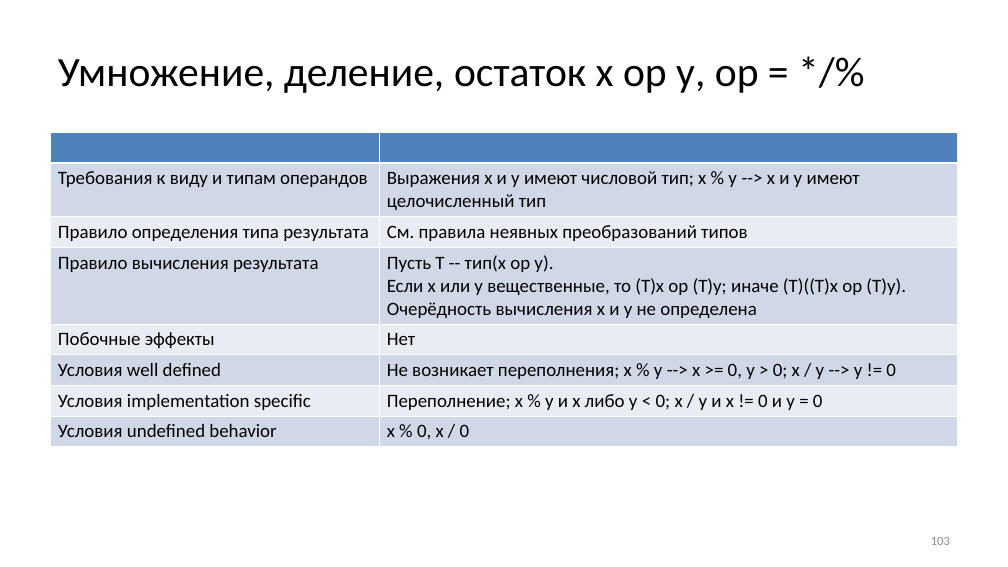
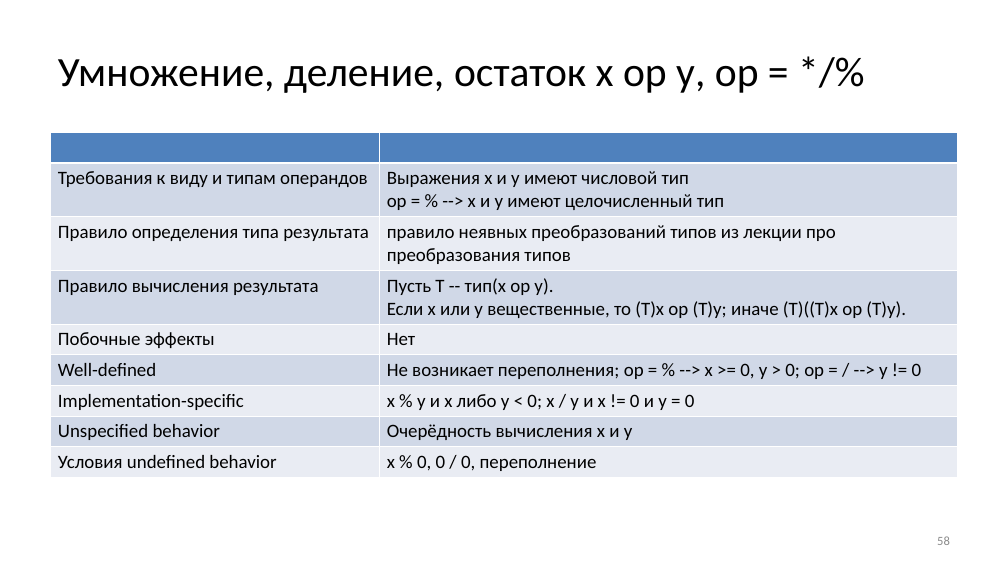
Before and after one commit to Evgueni-Petrov-aka-espetrov/Algorithms-and-Programming-in-C-pptx, a slide deck: slide 58 of 04 Выражения.pptx (slide 103 before the commit). Drawn at 1008x567 pixels with LibreOffice and Linux fonts; fonts in the diff are those of the drawing. Boxes give left, top, right and bottom in pixels: in the first picture for what was removed or moved away, otherwise in the second. Text is boxed around its words. In the diff, an @@ line names an element or a change of style, - is before the commit and + after.

Commit message:
переструктурировал, добавил unspecified behavior

```diff
--- a/04 Выражения.pptx
+++ b/04 Выражения.pptx
@@ table at (x1=51, y1=132, x2=958, y2=475) @@
-row 2, column 2: Выражения х и у имеют числовой тип; х % у --> х и у имеют целочисленный тип
+row 2, column 2: Выражения х и у имеют числовой тип / op = % --> х и у имеют целочисленный тип
-row 3, column 2: См. правила неявных преобразований типов
+row 3, column 2: правило неявных преобразований типов из лекции про преобразования типов
-row 4, column 2: Пусть Т -- тип(x op y). / Если х или у вещественные, то (Т)х ор (Т)у; иначе (Т)((Т)х ор (Т)у). / Очерёдность вычисления х и у не определена
+row 4, column 2: Пусть Т -- тип(x op y). / Если х или у вещественные, то (Т)х ор (Т)у; иначе (Т)((Т)х ор (Т)у).
-row 6: Условия well defined | Не возникает переполнения; х % у --> х >= 0, у > 0; х / у --> у != 0
-row 7: Условия implementation specific | Переполнение; х % у и х либо у < 0; x / y и х != 0 и у = 0
-row 8: Условия undefined behavior | x % 0, x / 0
+row 6: Well-defined | Не возникает переполнения; op = % --> х >= 0, у > 0; op = / --> у != 0
+row 7: Implementation-specific | х % у и х либо у < 0; x / y и х != 0 и у = 0
+row 8: Unspecified behavior | Очерёдность вычисления х и у
+row 9: Условия undefined behavior | x % 0, 0 / 0, переполнение
@@ page number at (x1=937, y1=536, x2=950, y2=545): text changed @@
-103
+58
```
Also in this commit, not shown: 27 other slides changed, 3 slides added.
